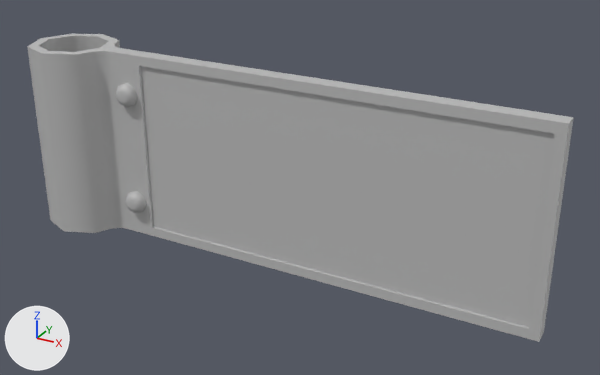
Two versions of the FBX model Assets/Art_Assets/Streets/M_StreetSigns/SM_StreetSign_03.fbx, one commit apart.
Camera for both pictures: a camera (50 mm lens) standing at (0.459, -0.472, 0.23) and looking at (0.195, 0.008, -0.01). Lighting does not change. The marker at lower left points along +X, +Y and +Z. Where no turn or scale is listed for an object, it has been applied to the vertices.

Objects in the first picture: 'SM_StreetSign_03'.
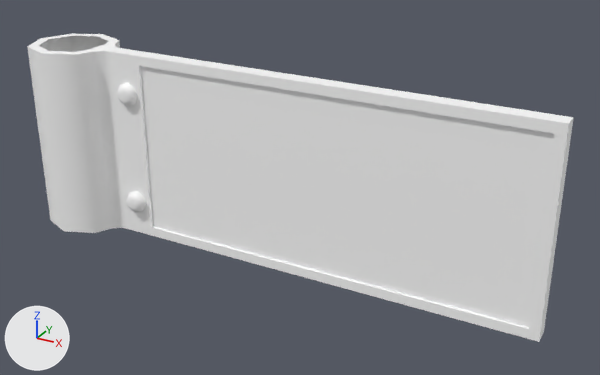
Boxes [x1, y1, x2, y2] around the edits, measured in the pictures (600 x 375 px; the box of a moved part takes in the faces that stretch with it):
part 1 of me_mesh_010, moved or reshaped: before [115, 83, 138, 107]; after [117, 83, 138, 106]
part 2 of me_mesh_010, moved or reshaped: before [125, 191, 147, 213]; after [126, 191, 147, 212]
part 3 of me_mesh_010, cut back: before [39, 36, 113, 52]; after [88, 44, 113, 52]
part 4 of me_mesh_010, recoloured: [27, 33, 574, 342] in both

The change, as a list of edits to the scene's bpy script:
```text
Add mat_streetsigns:
    mat_streetsigns = principled_material('StreetSigns')
    mat_streetsigns.base_color = (1.0, 1.0, 1.0)  # white #ffffff
Change me_mesh_010:
    used by ob_sm_streetsign_03; location = (0.0, 0.0, 0.0)
    remove me_mesh_010.from_pydata(...)  # 238 vertices, 233 faces; spans x -0.035..0.377, y -0.035..0.035, z -0.074..0.074
    add me_mesh_010.from_pydata(...)  # 238 vertices, 224 faces; spans x -0.035..0.377, y -0.035..0.035, z -0.074..0.074
    me_mesh_010 part 1: the loose piece of 33 vertices spanning x 0.046..0.065, y -0.014..-0.006, z 0.034..0.052 is moved by (0.0, 0.002, 0.0), in mat_streetsigns (white #ffffff)
    me_mesh_010 part 2: the loose piece of 33 vertices spanning x 0.046..0.065, y -0.014..-0.006, z -0.055..-0.037 is moved by (0.0, 0.001, 0.0), in mat_streetsigns (white #ffffff)
    me_mesh_010 part 3
    2 vertices are removed from x 0.027, y 0.0, z -0.074..0.074
    14 faces are deleted
    2 vertices are added at (0.023, 0.0, -0.074), (0.023, 0.0, 0.074)
    5 new faces join them
    me_mesh_010 part 4: 91 faces spanning x -0.035..0.377, y -0.035..0.035, z -0.074..0.074 switch from mat_m_streetsigns (grey #bcbcbc) to mat_streetsigns (white #ffffff)
```
